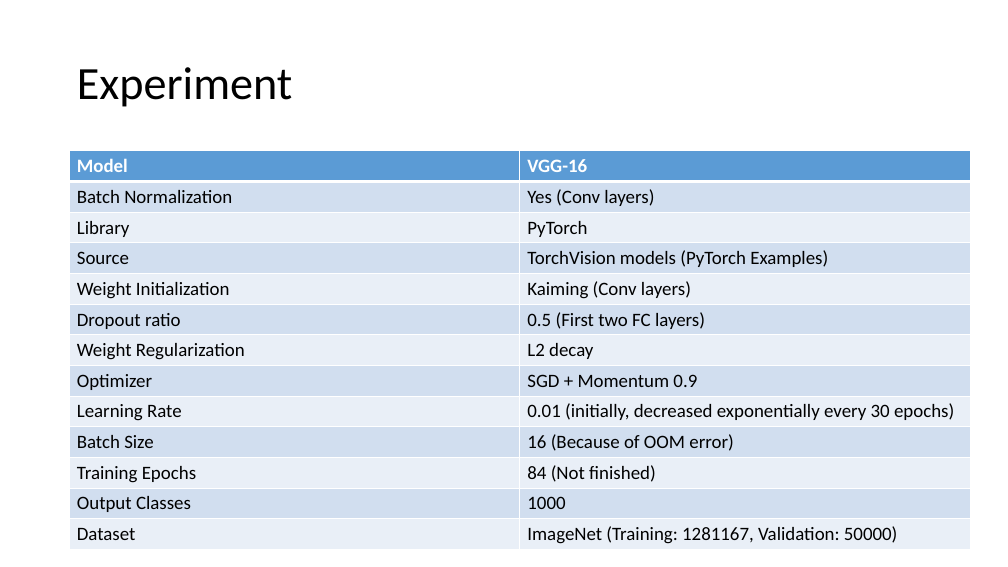
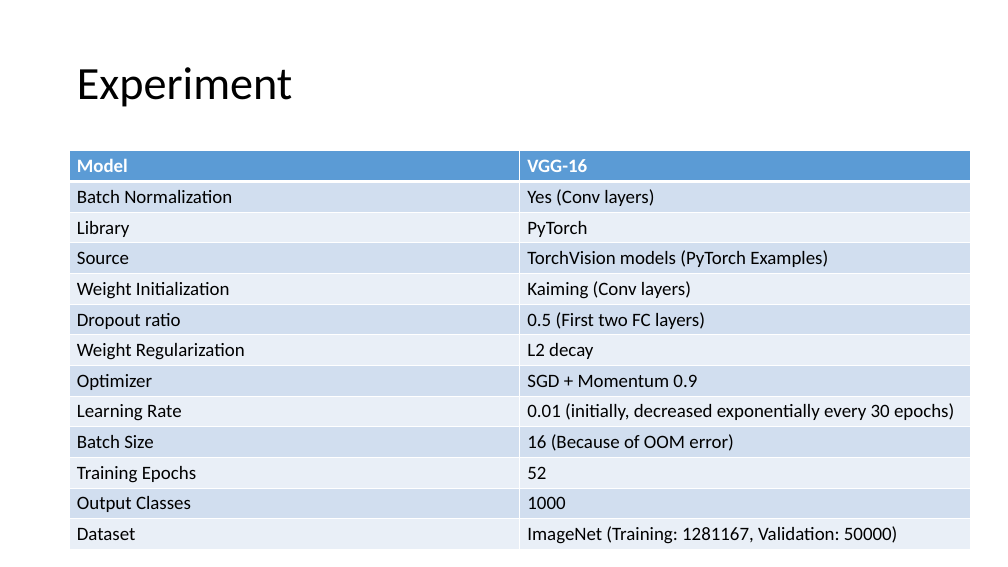
Before and after one commit to minar09/VGG16-PyTorch, a slide deck: slide 9 of report/Report_on_PyTorch_VGG16_training.pptx. Drawn at 1008x567 pixels with LibreOffice and Linux fonts; fonts in the diff are those of the drawing. Boxes give left, top, right and bottom in pixels: in the first picture for what was removed or moved away, otherwise in the second. Text is boxed around its words. In the diff, an @@ line names an element or a change of style, - is before the commit and + after.

```diff
--- a/report/Report_on_PyTorch_VGG16_training.pptx
+++ b/report/Report_on_PyTorch_VGG16_training.pptx
@@ table at bbox=[70, 151, 971, 550] @@
-row 11, column 2: 84 (Not finished)
+row 11, column 2: 52
```
Also in this commit, not shown: 2 other slides changed, 3 slides added, 1 slide removed, 4 other files.
